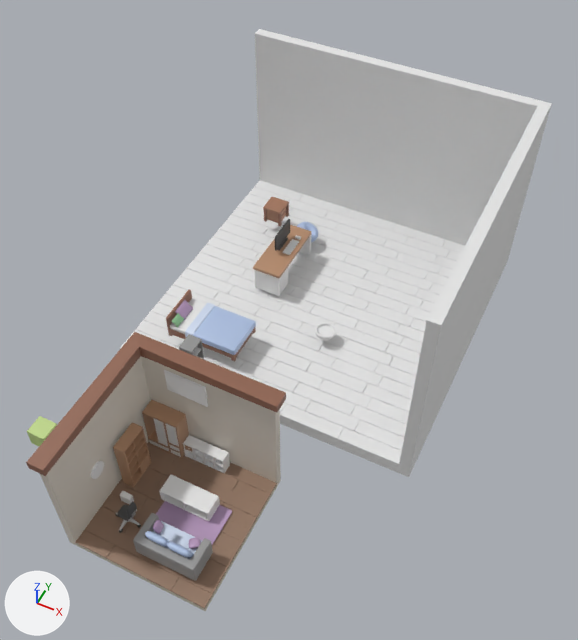
An edit to the Blender file 3D-Related/smaller-room.blend, drawn before and after from the same camera.
Before and after are seen from a 50 mm camera at (7.36, -16.86, 20.04) aimed at (0.38, -2.9, 2.59). Lighting does not change. The marker at lower left points along +X, +Y and +Z.
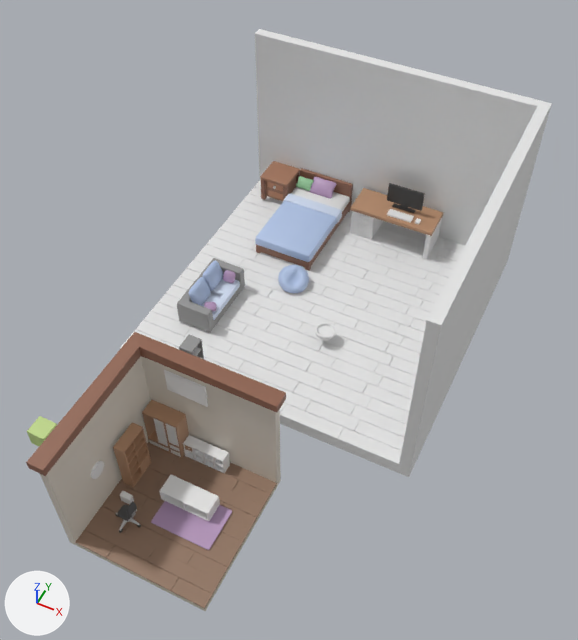
ob_empty_003 is not drawn itself; it is the parent of ob_cube_054, ob_cube_055, ob_cube_056, ob_plane_011, ob_plane_014, ob_plane_015.
ob_empty_006 is not drawn itself; it is the parent of ob_cube_024, ob_cube_030, ob_plane_016, ob_mattress, ob_sheet.

Boxes [x1, y1, x2, y2] around the edits, measured in the pictures (578 x 640 px):
'sheet', moved, turned, rescaled: before [185, 303, 256, 355]; after [255, 193, 342, 262]
'Plane.014', moved, turned, rescaled: before [133, 513, 213, 581]; after [177, 258, 245, 332]
'Cube.003', moved: before [253, 225, 312, 278]; after [350, 188, 444, 236]
'Plane.016', moved, turned, rescaled: before [166, 290, 256, 361]; after [256, 168, 353, 271]
'Cube.054', moved, turned, rescaled: before [145, 531, 194, 558]; after [189, 260, 224, 306]
'Plane.009', moved, turned, rescaled: before [263, 196, 289, 223]; after [260, 161, 300, 201]
'Plane.011', moved, turned, rescaled: before [149, 521, 202, 559]; after [202, 279, 240, 320]
'Cube.022', moved: before [275, 219, 290, 251]; after [387, 183, 425, 213]
'mattress', moved, turned, rescaled: before [170, 298, 206, 334]; after [291, 187, 350, 212]
'Bean Bag', moved, turned, rescaled: before [297, 222, 318, 242]; after [278, 265, 309, 293]
'Cube.024', moved, turned, rescaled: before [175, 300, 193, 320]; after [309, 177, 337, 199]
'Cube.001', moved: before [255, 270, 280, 296]; after [350, 211, 354, 234]
'Cube.026', moved: before [280, 269, 287, 293]; after [353, 212, 371, 238]
'Cube.004', moved: before [299, 235, 311, 255]; after [422, 218, 442, 259]
'Cube.011', moved: before [283, 239, 299, 255]; after [387, 209, 414, 223]
'Plane.010', moved, turned, rescaled: before [263, 204, 289, 227]; after [261, 172, 300, 200]
'Cube.030', moved, turned, rescaled: before [171, 313, 184, 327]; after [296, 176, 314, 191]
'Cube.056', moved, turned, rescaled: before [153, 520, 164, 534]; after [223, 270, 236, 283]
'Cube.055', moved, turned, rescaled: before [188, 537, 201, 549]; after [204, 302, 217, 311]
'Cube.009', moved: before [287, 267, 288, 284]; after [369, 217, 383, 240]
'Plane.012', moved, turned, rescaled: before [282, 208, 286, 219]; after [267, 181, 283, 200]
'Cube.025', moved (not visible before): after [353, 233, 369, 239]

The change, as a diff of the scene's bpy script:
```diff
--- a/3D-Related/smaller-room.blend.py
+++ b/3D-Related/smaller-room.blend.py
@@ ob_bean_bag @@
 ob_bean_bag = bpy.data.objects.new('Bean Bag', me_cube_023)
-ob_bean_bag.location = (-1.72, 2.68, 0.46)
-ob_bean_bag.rotation_euler = (0.0, 0.0, -2.876)  # degrees (0, 0, -165)
+ob_bean_bag.location = (-1.23, 0.66, 0.1)
+ob_bean_bag.rotation_euler = (0.0, 0.0, -3.844)  # degrees (0, 0, -220)
+ob_bean_bag.scale = (1.26, 1.26, 1.26)
@@ ob_cube_001 @@
 ob_cube_001 = bpy.data.objects.new('Cube.001', me_cube_064)
-ob_cube_001.location = (-1.78, -0.19, 0.765)
+ob_cube_001.location = (-0.349, -1.332, 0.765)
 ob_cube_001.scale = (1.41, 1.17, 1.41)
@@ ob_cube_003 @@
 ob_cube_003 = bpy.data.objects.new('Cube.003', me_cube_006)
-ob_cube_003.location = (-1.787, 0.96, 1.176)
+ob_cube_003.parent = ob_empty_007
+ob_cube_003.location = (-0.356, -0.183, 1.176)
 ob_cube_003.scale = (1.41, 1.41, 2.02)
@@ ob_cube_004 @@
 ob_cube_004 = bpy.data.objects.new('Cube.004', me_cube_011)
-ob_cube_004.location = (-1.78, 2.114, 0.765)
+ob_cube_004.parent = ob_empty_007
+ob_cube_004.location = (-0.349, 0.971, 0.765)
 ob_cube_004.scale = (0.496, 0.0621, 0.487)
@@ ob_cube_008 @@
 ob_cube_008 = bpy.data.objects.new('Cube.008', me_cube_066)
-ob_cube_008.location = (-1.788, 0.148, 1.115)
+ob_cube_008.location = (-0.356, -0.994, 1.115)
 ob_cube_008.scale = (1.38, 1.38, 1.3)
@@ ob_cube_009 @@
 ob_cube_009 = bpy.data.objects.new('Cube.009', me_cube_068)
-ob_cube_009.location = (-1.78, 0.412, 0.765)
+ob_cube_009.location = (-0.349, -0.73, 0.765)
 ob_cube_009.scale = (1.41, 1.17, 1.41)
@@ ob_cube_026 @@
 ob_cube_026 = bpy.data.objects.new('Cube.026', me_cube_079)
-ob_cube_026.location = (-1.8, 0.11, 0.325)
+ob_cube_026.location = (-0.368, -1.032, 0.325)
 ob_cube_026.scale = (1.41, 1.41, 1.41)
@@ ob_cube_025 @@
 ob_cube_025 = bpy.data.objects.new('Cube.025', me_cube_078)
-ob_cube_025.location = (-1.788, 0.148, 0.272)
+ob_cube_025.location = (-0.356, -0.994, 0.272)
 ob_cube_025.scale = (1.38, 1.38, 1.3)
@@ ob_cube_011 @@
 ob_cube_011 = bpy.data.objects.new('Cube.011', me_cube_013)
-ob_cube_011.location = (-1.573, 1.144, 1.295)
+ob_cube_011.parent = ob_empty_007
+ob_cube_011.location = (-0.141, 0.00206, 1.295)
 ob_cube_011.scale = (0.132, 0.363, 0.0245)
@@ ob_cube_022 @@
 ob_cube_022 = bpy.data.objects.new('Cube.022', me_cube_018)
-ob_cube_022.location = (-1.884, 1.135, 1.335)
+ob_cube_022.parent = ob_empty_007
+ob_cube_022.location = (-0.452, -0.00694, 1.335)
 ob_cube_022.rotation_euler = (-3.142, 0.0, 0.0)  # degrees (-180, 0, 0)
@@ ob_empty_003 @@
 ob_empty_003 = bpy.data.objects.new('Empty.003', None)
-ob_empty_003.location = (0.417, -9.737, 0.552)
-ob_empty_003.rotation_euler = (0.0, 0.0, -3.142)  # degrees (0, 0, -180)
-ob_empty_003.scale = (0.581, 0.581, 0.581)
+ob_empty_003.location = (-3.295, -1.444, 0.552)
+ob_empty_003.rotation_euler = (0.0, 0.0, -4.712)  # degrees (0, 0, -270)
+ob_empty_003.scale = (0.767, 0.767, 0.767)
@@ ob_empty_006 @@
 ob_empty_006 = bpy.data.objects.new('Empty.006', None)
-ob_empty_006.location = (-3.509, -2.893, 1.394)
-ob_empty_006.rotation_euler = (0.0, 0.0, -1.571)  # degrees (0, 0, -90)
+ob_empty_006.location = (-2.08, 5.058, 1.338)
+ob_empty_006.rotation_euler = (0.0, 0.0, -3.142)  # degrees (0, 0, -180)
+ob_empty_006.scale = (1.53, 1.53, 1.53)
@@ ob_plane_009 @@
 ob_plane_009 = bpy.data.objects.new('Plane.009', me_plane_026)
-ob_plane_009.location = (-3.11, 3.02, 0.37)
+ob_plane_009.location = (-3.77, 4.68, -0.07)
+ob_plane_009.rotation_euler = (0.0, 0.0, -1.571)  # degrees (0, 0, -90)
+ob_plane_009.scale = (1.62, 1.62, 1.62)
@@ ob_plane_010 @@
 ob_plane_010 = bpy.data.objects.new('Plane.010', me_plane_027)
-ob_plane_010.location = (-3.11, 3.02, 0.52)
+ob_plane_010.location = (-3.77, 4.68, 0.18)
+ob_plane_010.rotation_euler = (0.0, 0.0, -1.571)  # degrees (0, 0, -90)
+ob_plane_010.scale = (1.62, 1.62, 1.62)
@@ ob_plane_012 @@
 ob_plane_012 = bpy.data.objects.new('Plane.012', me_plane_028)
-ob_plane_012.location = (-3.11, 3.02, 0.37)
+ob_plane_012.location = (-3.77, 4.68, -0.07)
+ob_plane_012.rotation_euler = (0.0, 0.0, -1.571)  # degrees (0, 0, -90)
+ob_plane_012.scale = (1.62, 1.62, 1.62)
@@ ob_empty_007 @@
+ob_empty_007 = bpy.data.objects.new('Empty.007', None)
+ob_empty_007.location = (1.197, 4.044, -0.221)
+ob_empty_007.rotation_euler = (0.0, 0.0, -1.571)  # degrees (0, 0, -90)
+ob_empty_007.scale = (1.24, 1.24, 1.24)
```
